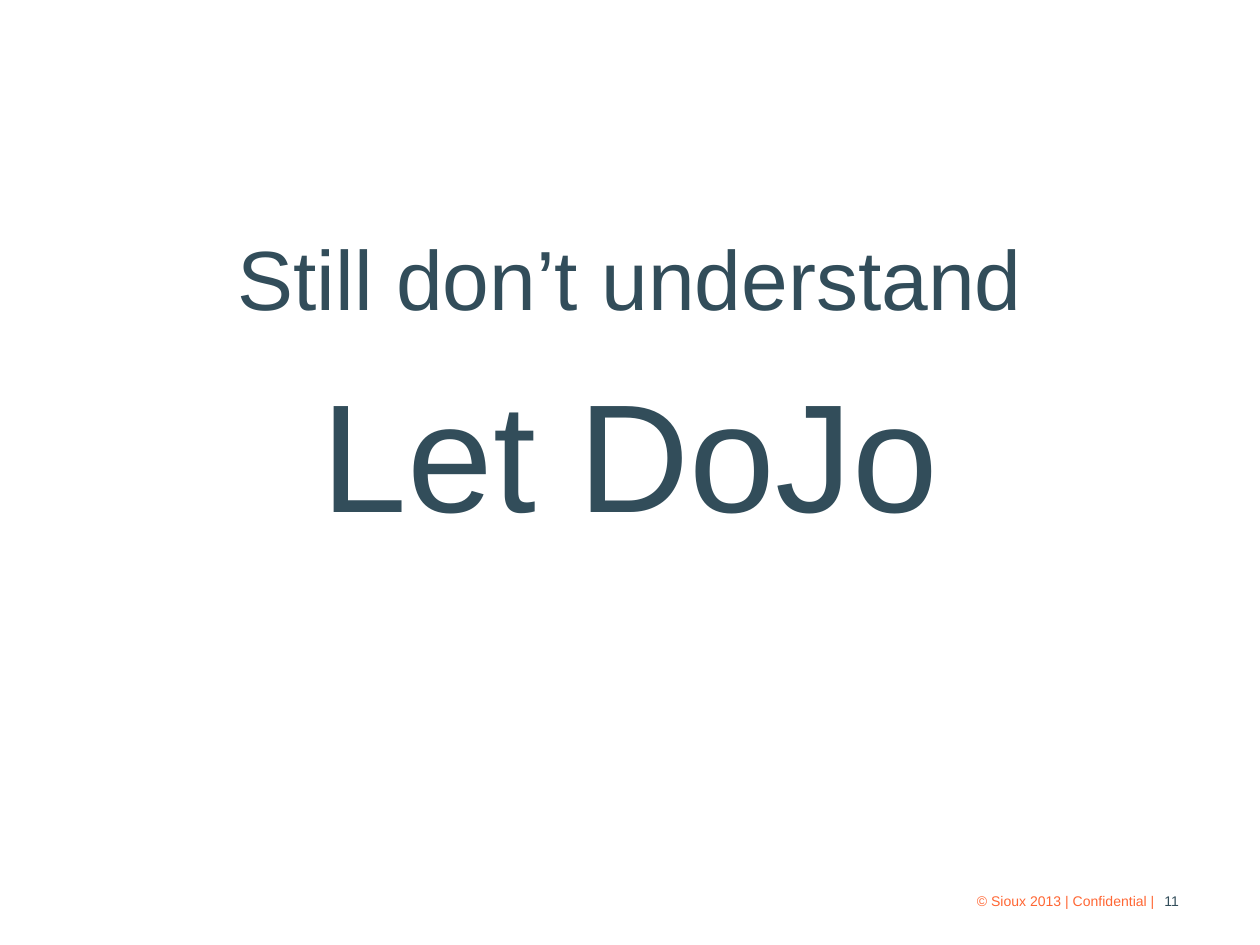
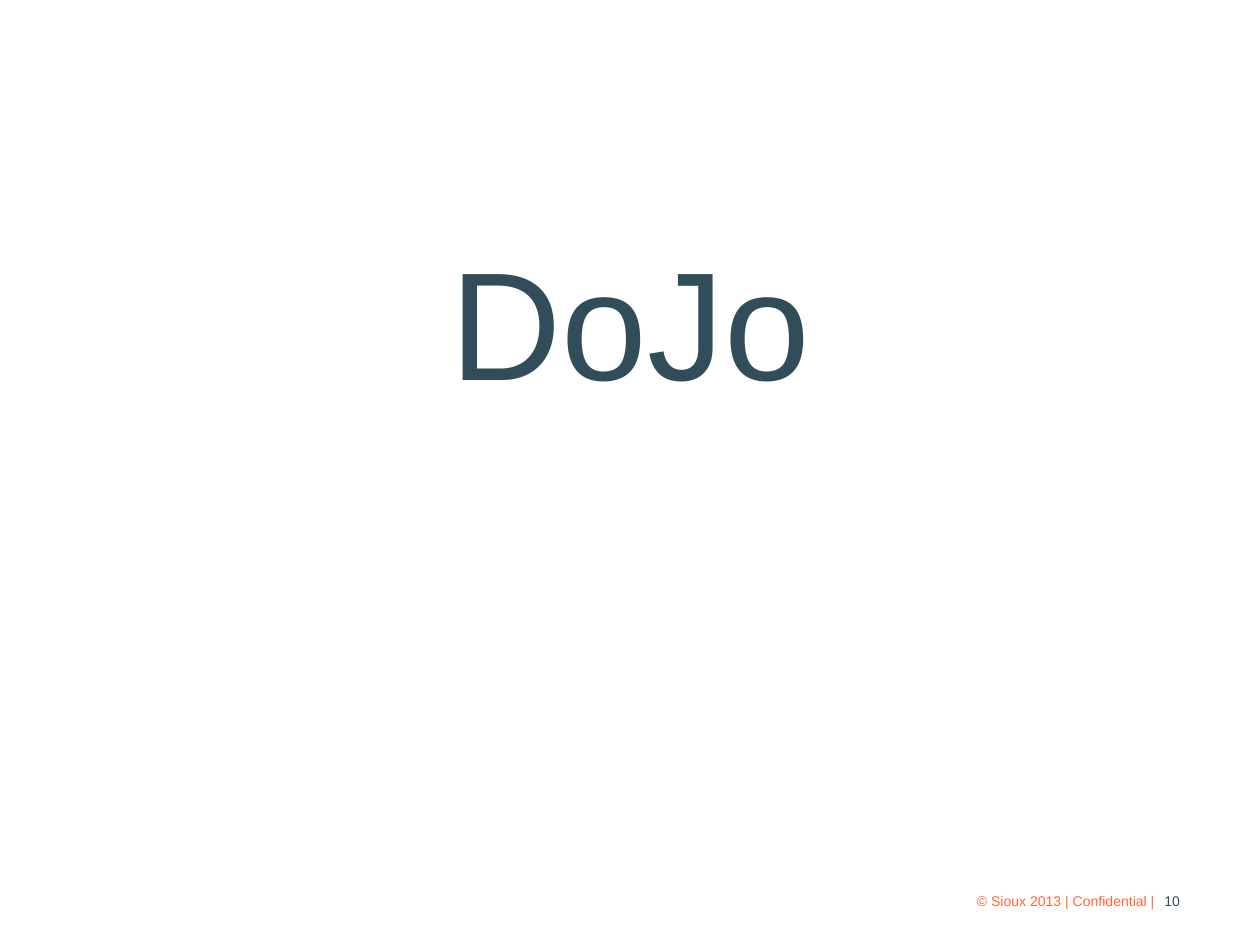
Before and after one commit to QuanTran91/SiouxCommunity, a slide deck: slide 10 of doc/Lecture 5 - 2015.09.26 Design Pattern.pptx (slide 11 before the commit). Drawn at 1260x945 pixels with LibreOffice and Linux fonts; fonts in the diff are those of the drawing; background and template pictures are left out. Boxes give left, top, right and bottom in pixels: in the first picture for what was removed or moved away, otherwise in the second. Text is boxed around its words. In the diff, an @@ line names an element or a change of style, - is before the commit and + after.

```diff
--- a/doc/Lecture 5 - 2015.09.26 Design Pattern.pptx
+++ b/doc/Lecture 5 - 2015.09.26 Design Pattern.pptx
@@ text at (450, 274, 809, 382): text changed; size 48 to 88 pt @@
-Still don’t understand
-Let DoJo
+DoJo
@@ page number at (1164, 896, 1180, 906): text changed @@
-11
+10
```
Also in this commit, not shown: 1 other slide changed, 1 slide removed, 2 other files.
